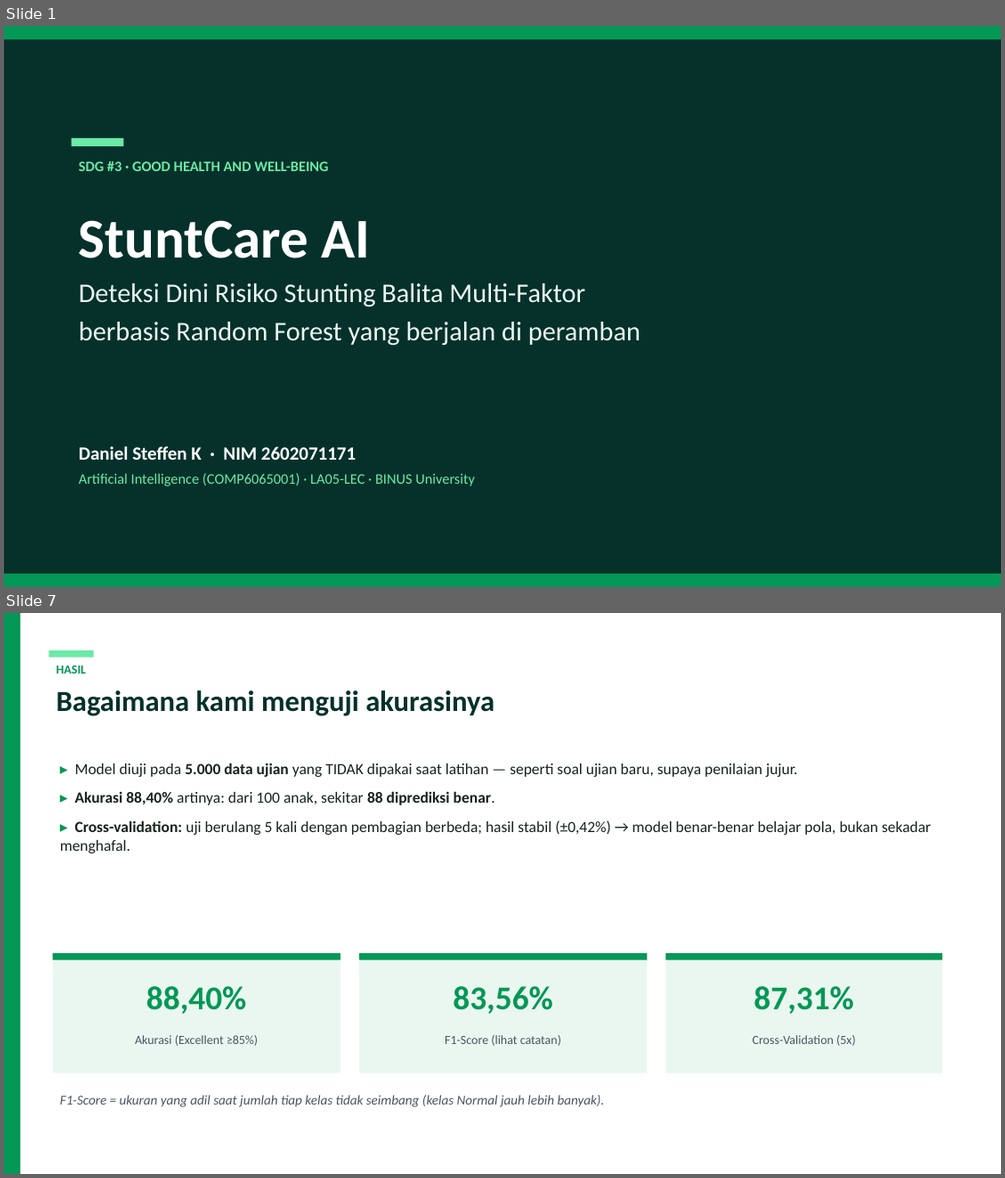
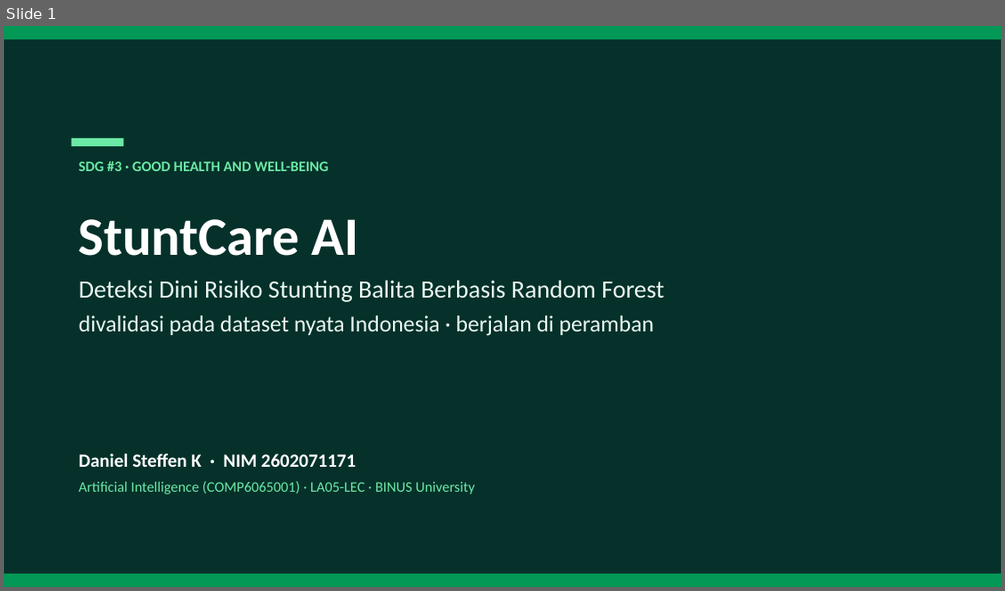
Before and after one commit to steffenkwik/machinelearning-ai, a slide deck: StuntCare_AI_Presentation.pptx. Shown one above the other, each under a label of ours: slides 1 and 7 before the commit, slide 1 after it; the slides between them are not shown. The pictures are 1005x1178 and 1005x591 pixels, drawn with LibreOffice and Linux fonts; fonts in the diff are those of the drawing. Boxes give left, top, right and bottom in pixels: in the first picture for what was removed or moved away, otherwise in the second. Text is boxed around its words. In the diff, an @@ line names an element or a change of style, - is before the commit and + after.

```diff
--- a/StuntCare_AI_Presentation.pptx
+++ b/StuntCare_AI_Presentation.pptx
@@ slide 7 removed at bbox=[4, 613, 1001, 1174], background #FFFFFF @@
@@ rectangle removed at bbox=[4, 613, 20, 1174] @@
@@ rectangle removed at bbox=[48, 650, 94, 657] @@
@@ text removed at bbox=[57, 666, 87, 674] @@
-HASIL
@@ text removed at bbox=[57, 690, 494, 716] @@
-Bagaimana kami menguji akurasinya
@@ text removed at bbox=[60, 763, 930, 853] @@
-▸ Model diuji pada 5.000 data ujian yang TIDAK dipakai saat latihan — seperti soal ujian baru, supaya penilaian jujur.
-▸ Akurasi 88,40% artinya: dari 100 anak, sekitar 88 diprediksi benar.
-▸ Cross-validation: uji berulang 5 kali dengan pembagian berbeda; hasil stabil (±0,42%) → model benar-benar belajar pola, bukan sekadar menghafal.
@@ rectangle removed at bbox=[53, 953, 340, 1073] @@
@@ rectangle removed at bbox=[53, 953, 340, 960] @@
@@ rectangle removed at bbox=[359, 953, 647, 1073] @@
@@ rectangle removed at bbox=[359, 953, 647, 960] @@
@@ rectangle removed at bbox=[666, 953, 942, 1073] @@
@@ rectangle removed at bbox=[666, 953, 942, 960] @@
@@ text removed at bbox=[146, 986, 246, 1013] @@
-88,40%
@@ text removed at bbox=[453, 986, 552, 1013] @@
-83,56%
@@ text removed at bbox=[753, 986, 853, 1013] @@
-87,31%
@@ text removed at bbox=[135, 1035, 258, 1046] @@
-Akurasi (Excellent ≥85%)
@@ text removed at bbox=[445, 1035, 561, 1046] @@
-F1-Score (lihat catatan)
@@ text removed at bbox=[752, 1035, 856, 1046] @@
-Cross-Validation (5x)
@@ text removed at bbox=[60, 1094, 605, 1107] @@
-F1-Score = ukuran yang adil saat jumlah tiap kelas tidak seimbang (kelas Normal jauh lebih banyak).
@@ slide 1 changed as well @@
@@ text at bbox=[79, 219, 359, 256]: size 54 to 52 pt in "StuntCare AI" @@
@@ text at bbox=[79, 280, 664, 336]: text changed; size 26 to 22 pt @@
-Deteksi Dini Risiko Stunting Balita Multi-Faktor
-berbasis Random Forest yang berjalan di peramban
+Deteksi Dini Risiko Stunting Balita Berbasis Random Forest
+divalidasi pada dataset nyata Indonesia · berjalan di peramban
@@ text "Daniel Steffen K · NIM ...": place and size @@
-text "Daniel Steffen K · NIM ..." at bbox=[79, 446, 475, 486]
+text "Daniel Steffen K · NIM ..." at bbox=[79, 453, 475, 494]
```
Also in this commit, not shown: 6 other slides changed, 10 slides added, 6 other slides removed, 32 other files.
